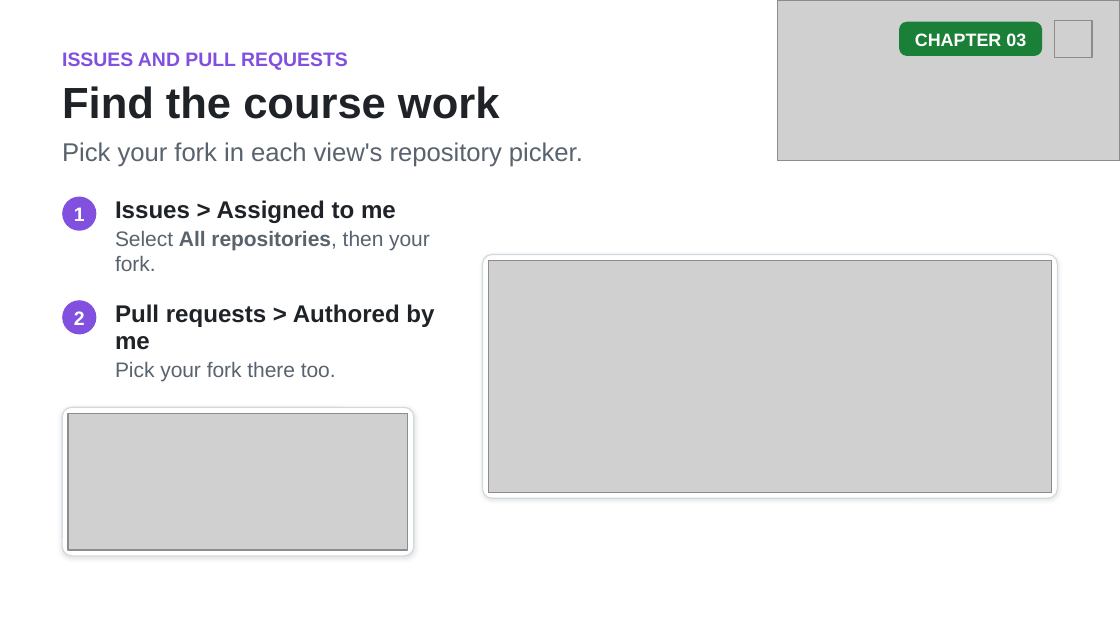
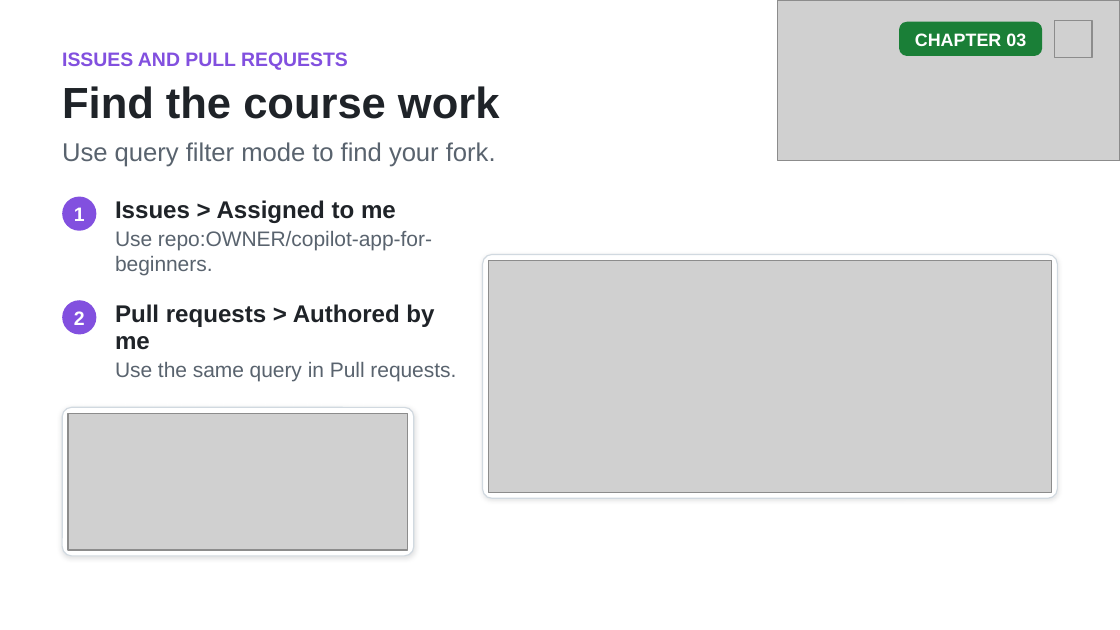
Before and after one commit to github/copilot-app-for-beginners, a slide deck: slide 14 of slides/03-development-workflows.pptx. Drawn at 1120x630 pixels with LibreOffice and Linux fonts; fonts in the diff are those of the drawing; grey boxes stand for pictures. Boxes give left, top, right and bottom in pixels: in the first picture for what was removed or moved away, otherwise in the second. Text is boxed around its words. In the diff, an @@ line names an element or a change of style, - is before the commit and + after.

```diff
--- a/slides/03-development-workflows.pptx
+++ b/slides/03-development-workflows.pptx
@@ text at bbox=[62, 142, 496, 167]: text changed @@
-Pick your fork in each view's repository picker.
+Use query filter mode to find your fork.
@@ text at bbox=[115, 231, 432, 275]: text changed @@
-Select All repositories, then your fork.
+Use repo:OWNER/copilot-app-for-beginners.
@@ text at bbox=[115, 362, 456, 382]: text changed @@
-Pick your fork there too.
+Use the same query in Pull requests.
```
Also in this commit, not shown: 7 other files.
